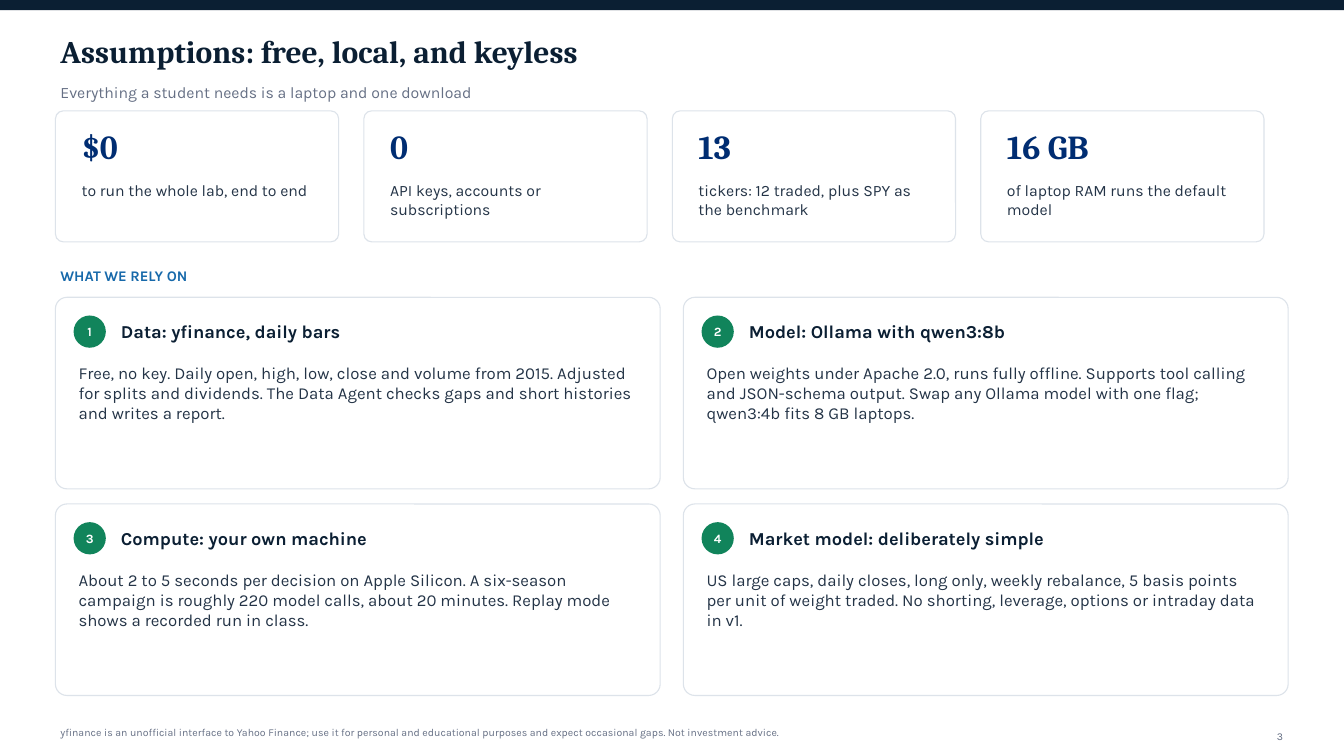
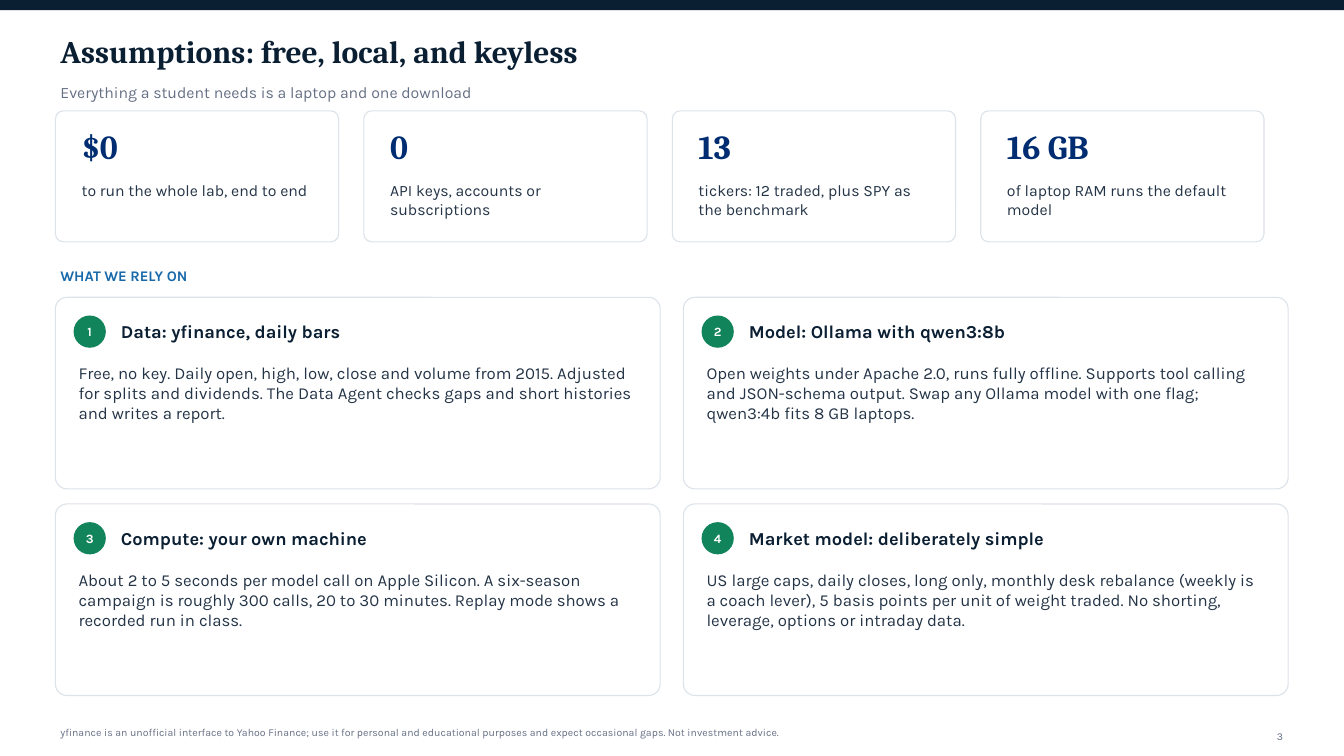
Before and after one commit to jimkliew/aiInvesting, a slide deck: slide 3 of docs/slides/aiInvesting-slides.pptx. Drawn at 1344x756 pixels with LibreOffice and Linux fonts; fonts in the diff are those of the drawing. Boxes give left, top, right and bottom in pixels: in the first picture for what was removed or moved away, otherwise in the second. Text is boxed around its words. In the diff, an @@ line names an element or a change of style, - is before the commit and + after.

Commit message:
Recorded 6-season run, live screenshots, rebuilt slides with real results; coach told which personas are active

```diff
--- a/docs/slides/aiInvesting-slides.pptx
+++ b/docs/slides/aiInvesting-slides.pptx
@@ text at <box>79,574,619,626</box>: text changed @@
-About 2 to 5 seconds per decision on Apple Silicon. A six-season campaign is roughly 220 model calls, about 20 minutes. Replay mode shows a recorded run in class.
+About 2 to 5 seconds per model call on Apple Silicon. A six-season campaign is roughly 300 calls, 20 to 30 minutes. Replay mode shows a recorded run in class.
@@ text at <box>707,574,1254,630</box>: text changed @@
-US large caps, daily closes, long only, weekly rebalance, 5 basis points per unit of weight traded. No shorting, leverage, options or intraday data in v1.
+US large caps, daily closes, long only, monthly desk rebalance (weekly is a coach lever), 5 basis points per unit of weight traded. No shorting, leverage, options or intraday data.
```
Also in this commit, not shown: 8 other slides changed, 1 slide added, 51 other files.
